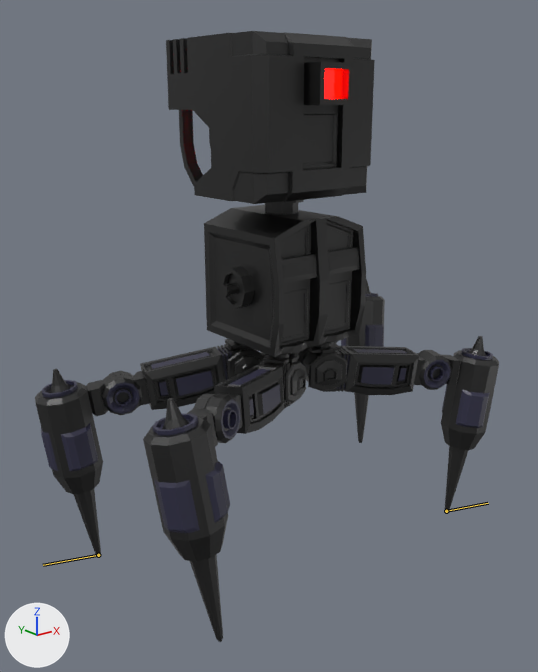
One commit to the Blender file Assets/_Models/Blend Files/Enemy/quadLegRobotNoArms.blend: the scene before it, then after it.
The view is the same before and after, from a 50 mm camera at (-1.66, -2.06, 0.05) aimed at (-0.08, -0.08, -0.74). The axes (+X, +Y, +Z) are drawn at lower left. The lights are the same throughout. Both versions are drawn at frame 25 of the action 'Walk Forward'; the numbers are the values there. The bones that change are drawn over the model as lines.

Objects in the first picture: 'Body Connector', 'Head', 'Leg1.001', 'Leg1.002', 'Leg1.003', 'Leg2.001', 'Leg2.002', 'Leg2.003', 'Leg2.004', 'Right Back Leg Connector.001', 'Right Back Leg Connector.002', 'Right Back Leg Connector.003'.
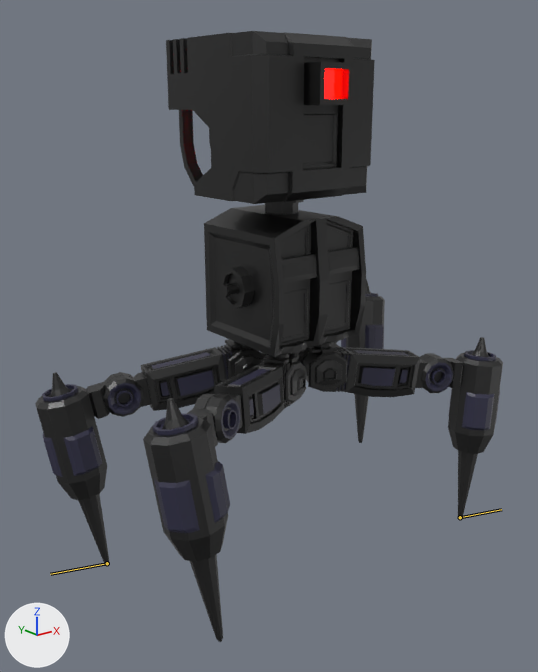
Where the change shows, as pixel boxes (x1, y1, x2, y2) in the pictures (538 x 672 px):
'Leg2.002', posed: before (35, 369, 133, 556); after (35, 372, 134, 565)
'Leg2.003', posed: before (417, 336, 499, 512); after (420, 337, 503, 519)
'Leg1.002', posed: before (102, 344, 240, 415); after (103, 344, 241, 417)
'Leg1.003', posed: before (302, 346, 452, 395); after (302, 347, 454, 397)
bone 'Calf Joint BR IK', root to tip: before (98, 555) to (43, 565); after (107, 563) to (50, 574)
bone 'Calf Joint FL IK', root to tip: before (446, 511) to (488, 503); after (460, 517) to (501, 509)

What the commit changed:
Bone 'Calf Joint BR IK' (bone_calf_joint_br_ik) moves from (0.0, 0.0, 0.0) to (-0.064, -0.023, 0.0).
Bone 'Calf Joint FL IK' (bone_calf_joint_fl_ik) moves from (0.0, 0.0, 0.0) to (0.064, 0.023, 0.0).
